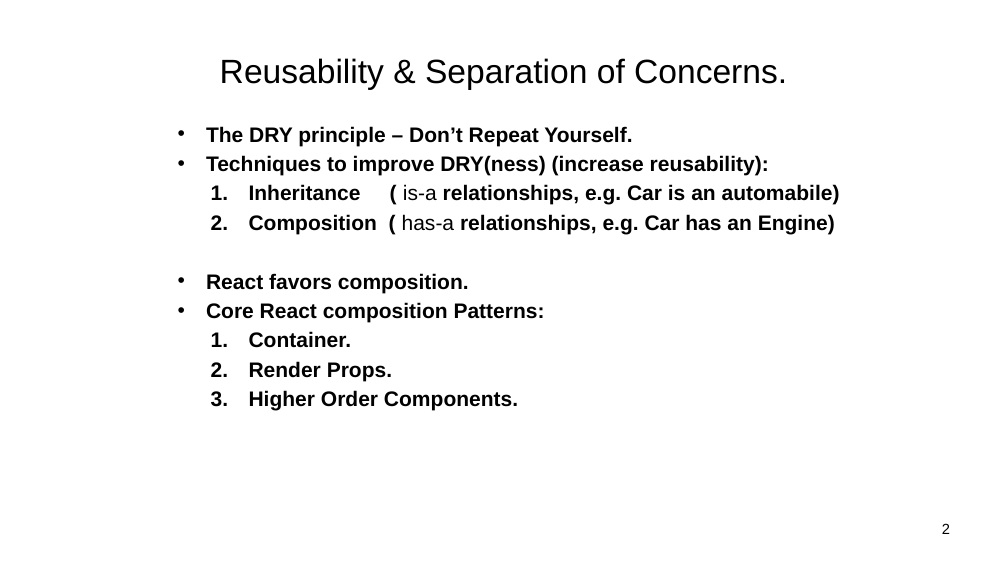
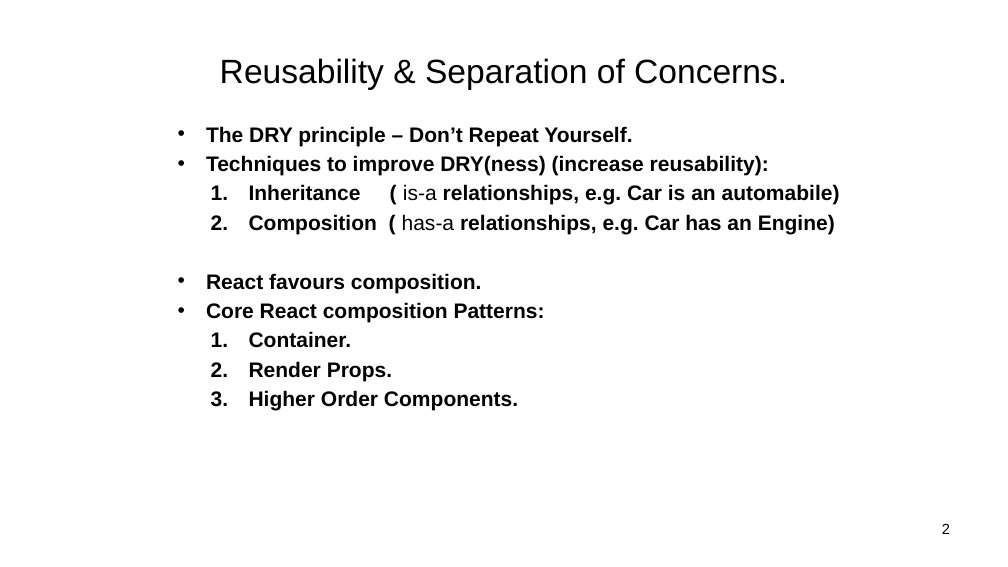
Before and after one commit to diarmuidoconnor/ewd-module-2025, a slide deck: slide 2 of topic06/talk-3/ReactJS_04.pptx. Drawn at 1008x567 pixels with LibreOffice and Linux fonts; fonts in the diff are those of the drawing. Boxes give left, top, right and bottom in pixels: in the first picture for what was removed or moved away, otherwise in the second. Text is boxed around its words. In the diff, an @@ line names an element or a change of style, - is before the commit and + after.

```diff
--- a/topic06/talk-3/ReactJS_04.pptx
+++ b/topic06/talk-3/ReactJS_04.pptx
@@ text at (206, 273, 482, 293): text changed @@
-• React favors composition.
+• React favours composition.
```
Also in this commit, not shown: 22 other files.
